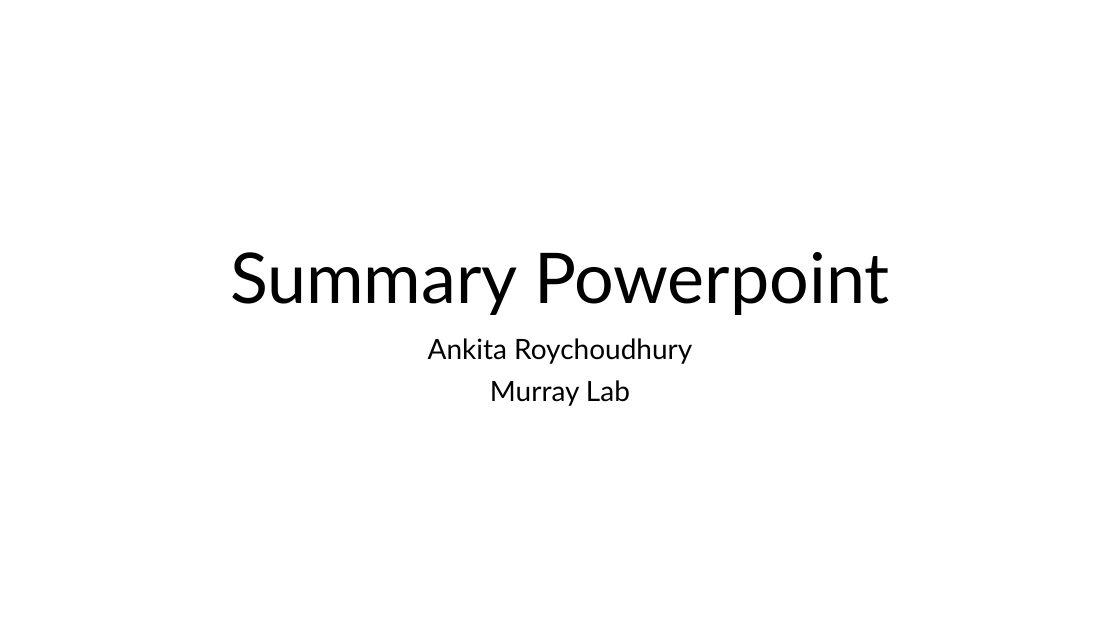
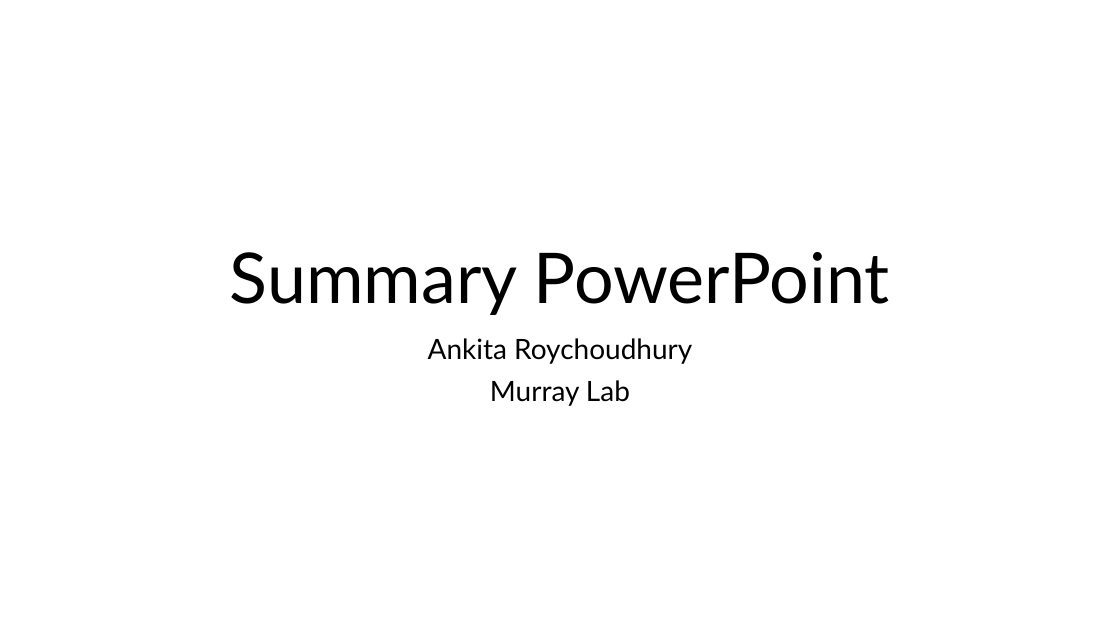
Before and after one commit to AnkitaRoychoudhury/ug_murray, a slide deck: slide 1 of presentations_proposals/20201101_summary_ppt.pptx. Drawn at 1120x630 pixels with LibreOffice and Linux fonts; fonts in the diff are those of the drawing; background and template pictures are left out. Boxes give left, top, right and bottom in pixels: in the first picture for what was removed or moved away, otherwise in the second. Text is boxed around its words. In the diff, an @@ line names an element or a change of style, - is before the commit and + after.

Commit message:
adding presentation updates

```diff
--- a/presentations_proposals/20201101_summary_ppt.pptx
+++ b/presentations_proposals/20201101_summary_ppt.pptx
@@ title at [230,252,890,315]: text changed @@
-Summary Powerpoint
+Summary PowerPoint
```
Also in this commit, not shown: 3 other files.
